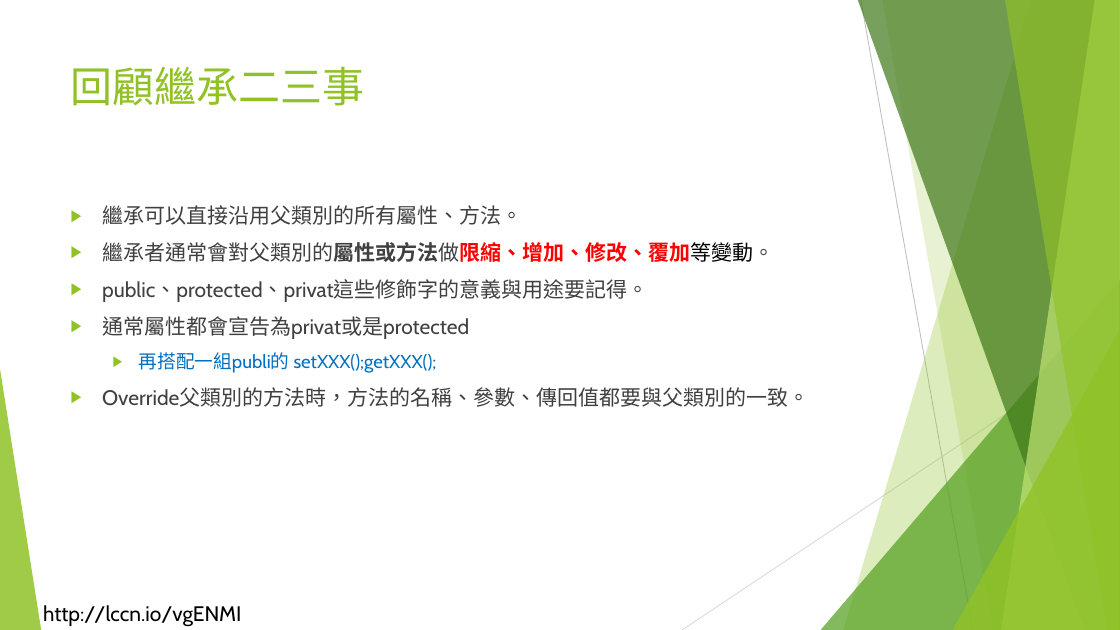
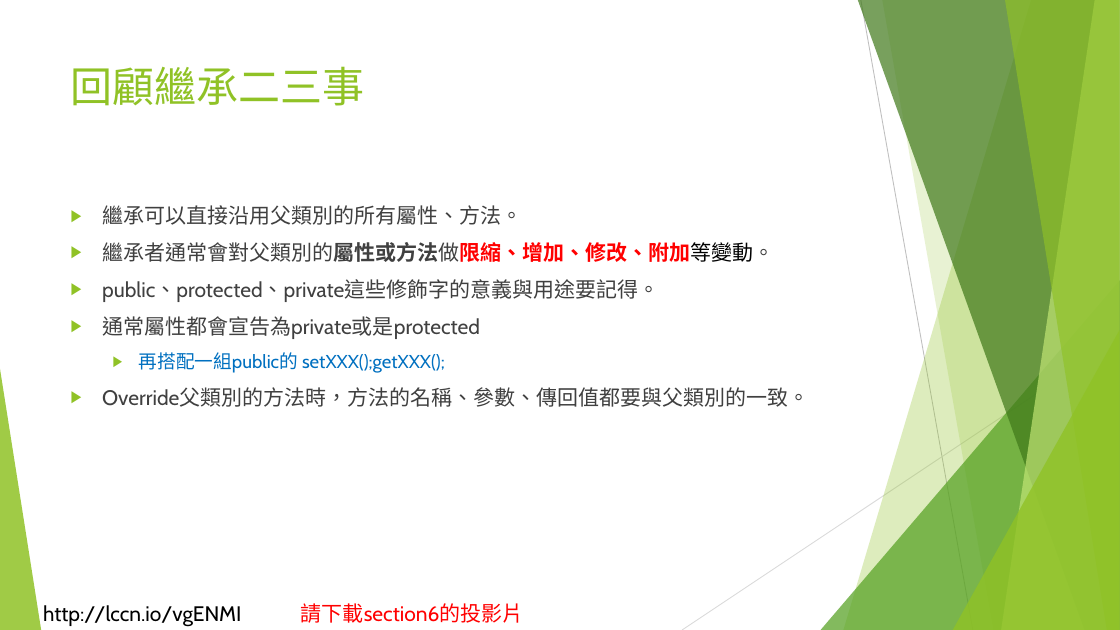
Before and after one commit to liulawsi/My_PPTs, a slide deck: slide 51 of LCC/Java/10_物件導向程式設計.pptx. Drawn at 1120x630 pixels with LibreOffice and Linux fonts; fonts in the diff are those of the drawing; background and template pictures are left out. Boxes give left, top, right and bottom in pixels: in the first picture for what was removed or moved away, otherwise in the second. Text is boxed around its words. In the diff, an @@ line names an element or a change of style, - is before the commit and + after.

```diff
--- a/LCC/Java/10_物件導向程式設計.pptx
+++ b/LCC/Java/10_物件導向程式設計.pptx
@@ text at <box>102,242,774,373</box>: text changed @@
-▶ 繼承者通常會對父類別的屬性或方法做限縮、增加、修改、覆加等變動。
-▶ public、protected、privat這些修飾字的意義與用途要記得。
-▶ 通常屬性都會宣告為privat或是protected
-  ▶ 再搭配一組publi的 setXXX();getXXX();
+▶ 繼承者通常會對父類別的屬性或方法做限縮、增加、修改、附加等變動。
+▶ public、protected、private這些修飾字的意義與用途要記得。
+▶ 通常屬性都會宣告為private或是protected
+  ▶ 再搭配一組public的 setXXX();getXXX();
@@ text added at <box>301,603,524,623</box>, 18 pt, text #FF0000 @@
+請下載section6的投影片
```
Also in this commit, not shown: 60 other slides changed, 2 other files.
